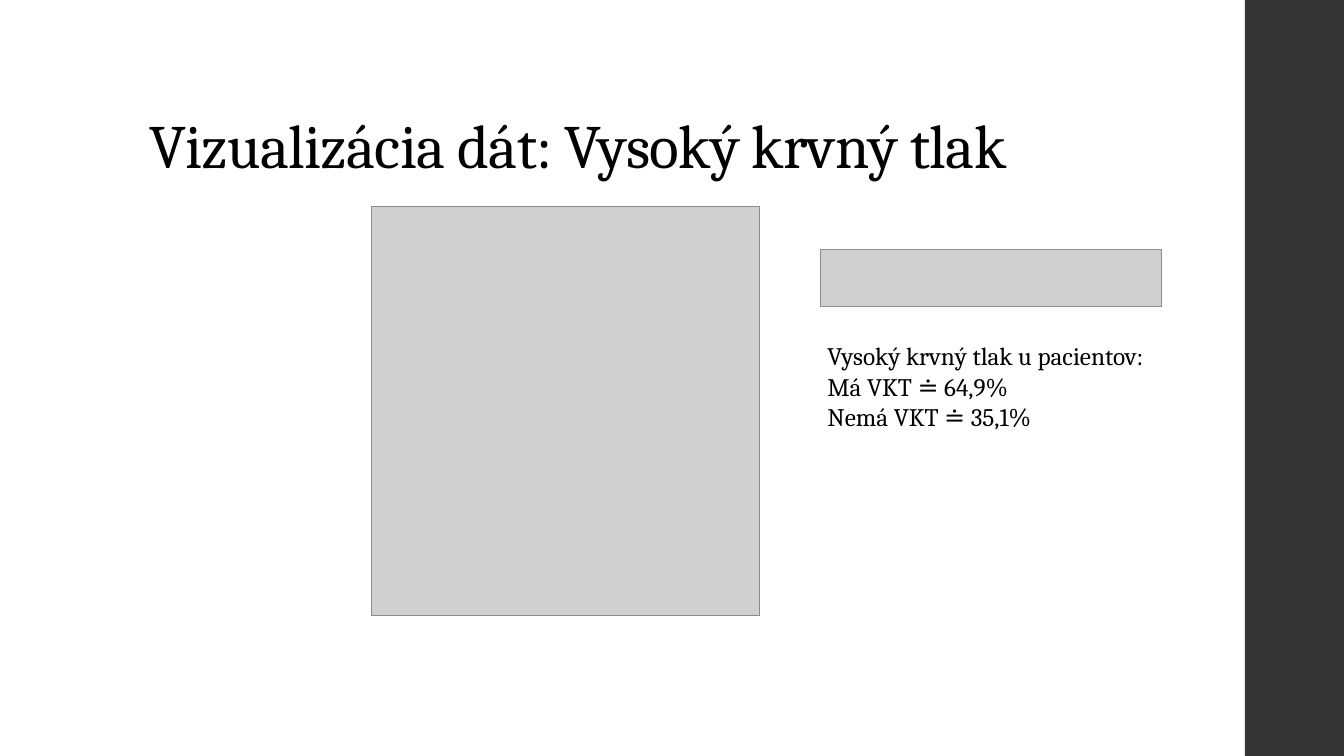
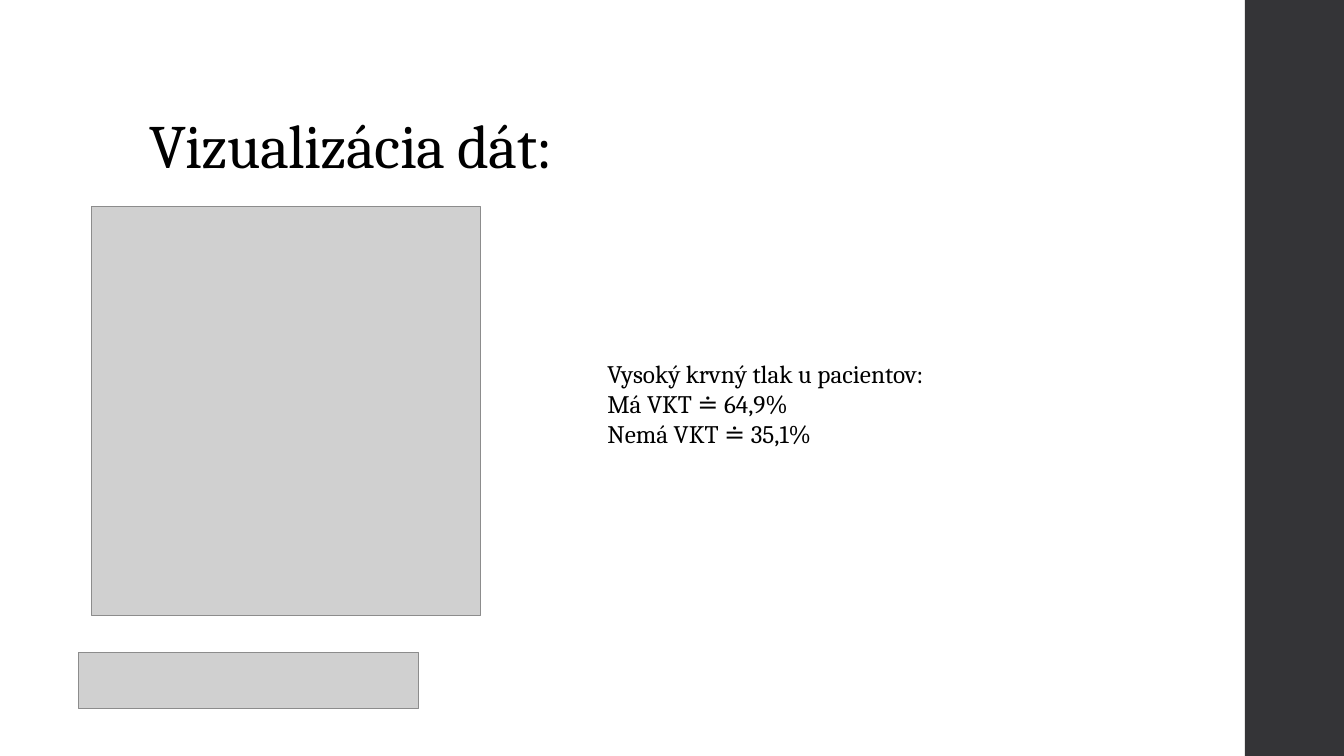
Before and after one commit to mvanko/Vanko_Martin_NS2021, a slide deck: slide 8 of Vanko Martin Predikcia zlyhania srdca.pptx (slide 9 before the commit). Drawn at 1344x756 pixels with LibreOffice and Linux fonts; fonts in the diff are those of the drawing; grey boxes stand for pictures. Boxes give left, top, right and bottom in pixels: in the first picture for what was removed or moved away, otherwise in the second. Text is boxed around its words. In the diff, an @@ line names an element or a change of style, - is before the commit and + after.

```diff
--- a/Vanko Martin Predikcia zlyhania srdca.pptx
+++ b/Vanko Martin Predikcia zlyhania srdca.pptx
@@ title at <box>149,124,553,169</box>: text changed @@
-Vizualizácia dát: Vysoký krvný tlak
+Vizualizácia dát:
@@ picture: place and size @@
-picture at <box>371,207,759,616</box>
+picture at <box>92,207,480,616</box>
@@ text "Vysoký krvný tlak u pacientov:": place and size @@
-text "Vysoký krvný tlak u pacientov:" at <box>827,347,1144,429</box>
+text "Vysoký krvný tlak u pacientov:" at <box>607,365,923,446</box>
@@ picture: place and size @@
-picture at <box>821,250,1162,307</box>
+picture at <box>79,652,419,709</box>
```
Also in this commit, not shown: 11 other slides changed, 10 slides added, 12 slides removed, 1 other file.
